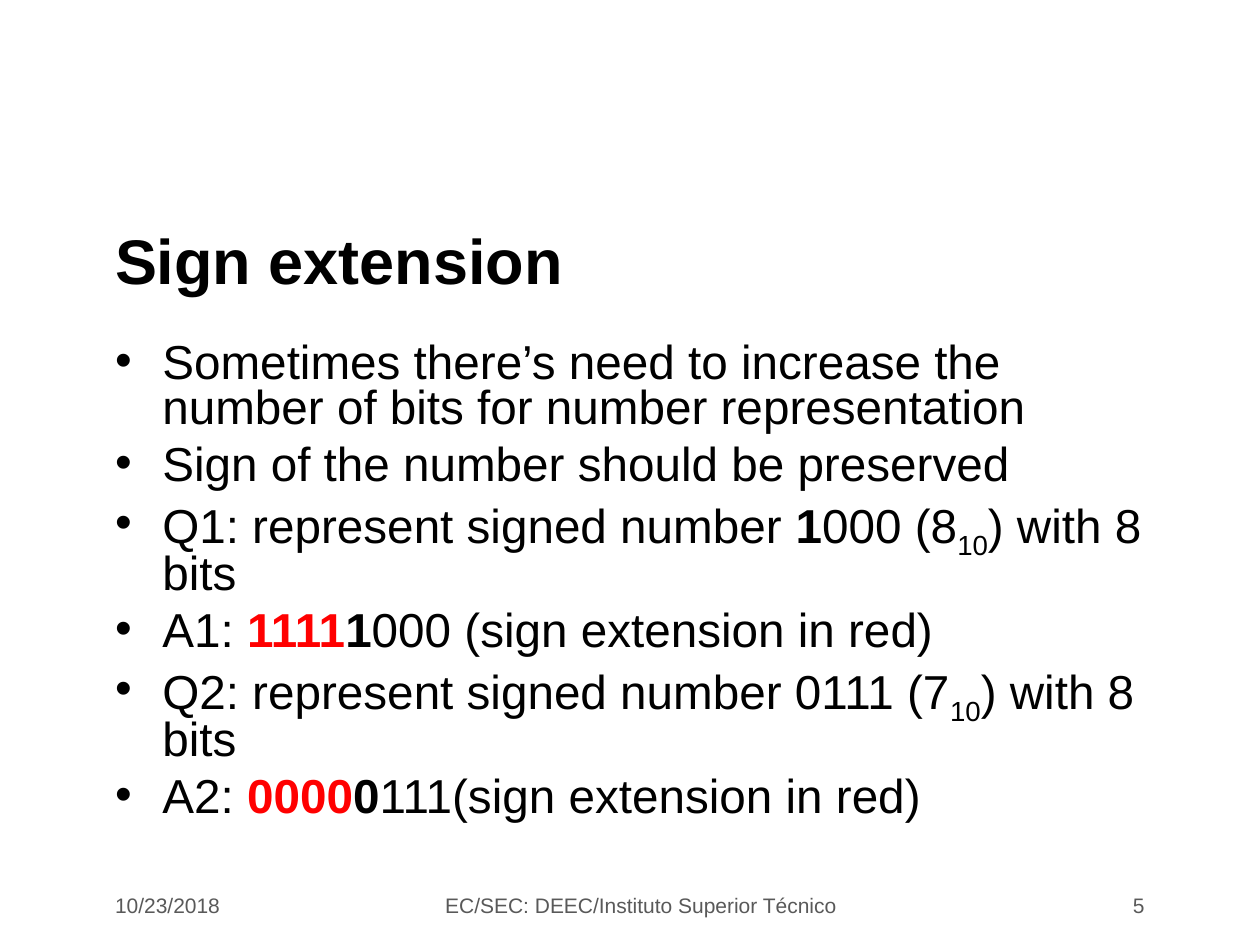
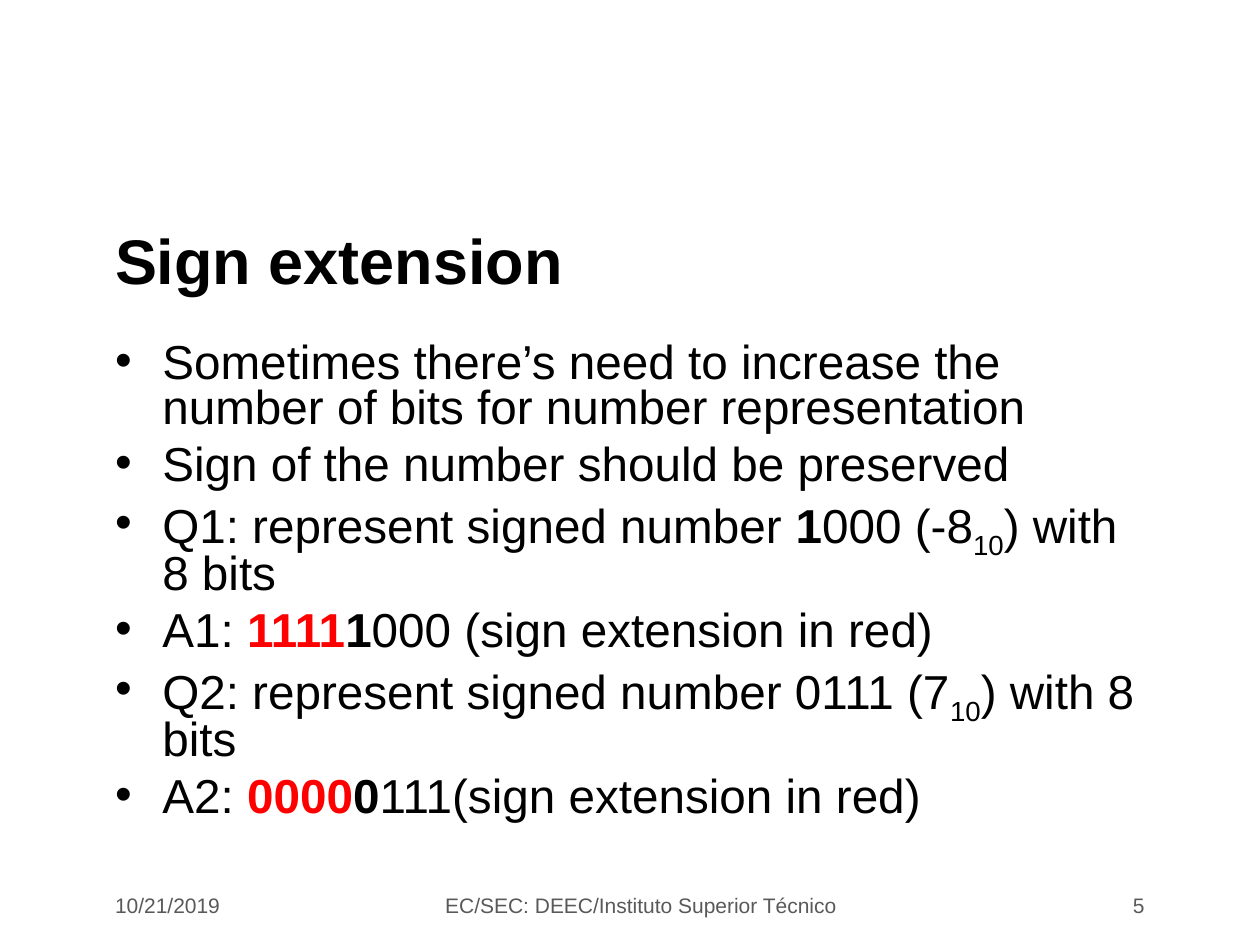
Before and after one commit to jjts/ist-sec, a slide deck: slide 5 of lectures/l11_mults_ii/l11.odp. Drawn at 1260x945 pixels with LibreOffice and Linux fonts; fonts in the diff are those of the drawing; background and template pictures are left out. Boxes give left, top, right and bottom in pixels: in the first picture for what was removed or moved away, otherwise in the second. Text is boxed around its words. In the diff, an @@ line names an element or a change of style, - is before the commit and + after.

Commit message:
update lecture 10

```diff
--- a/lectures/l11_mults_ii/l11.odp
+++ b/lectures/l11_mults_ii/l11.odp
@@ text at (x1=162, y1=508, x2=1118, y2=591): text changed @@
-• Q1: represent signed number 1000 (810) with 8 bits
+• Q1: represent signed number 1000 (-810) with 8 bits
@@ text at (x1=115, y1=898, x2=220, y2=913): text changed @@
-10/23/2018
+10/21/2019
```
Also in this commit, not shown: 10 other slides changed, 1 slide added, 1 other file.
